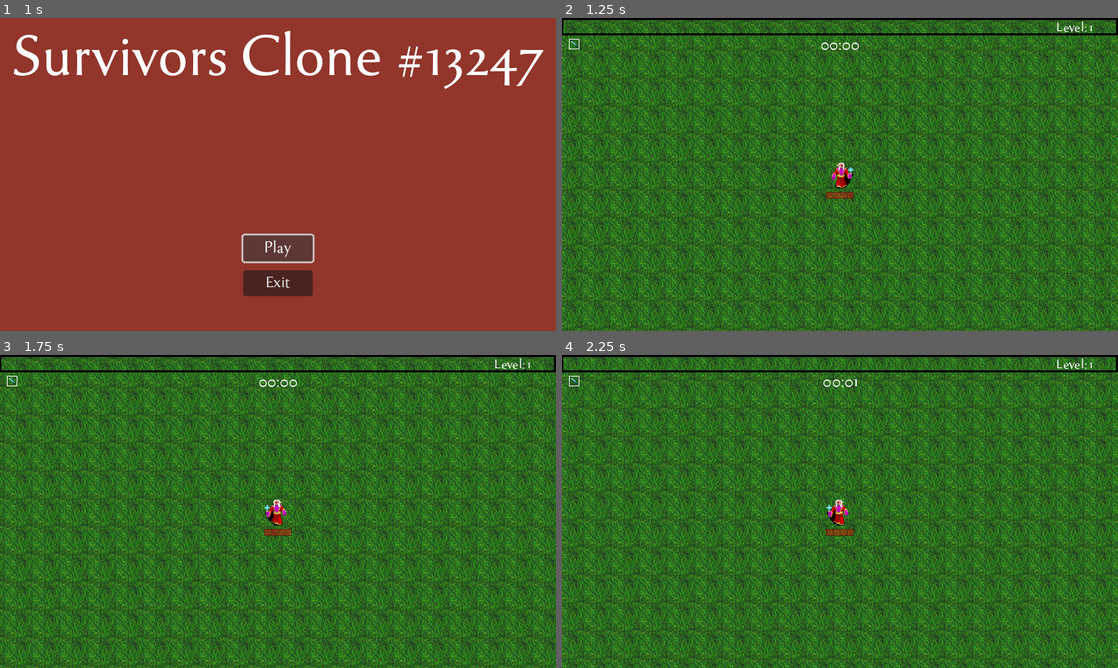
Above: before the commit, frames 1-4 (two rows, left to right).
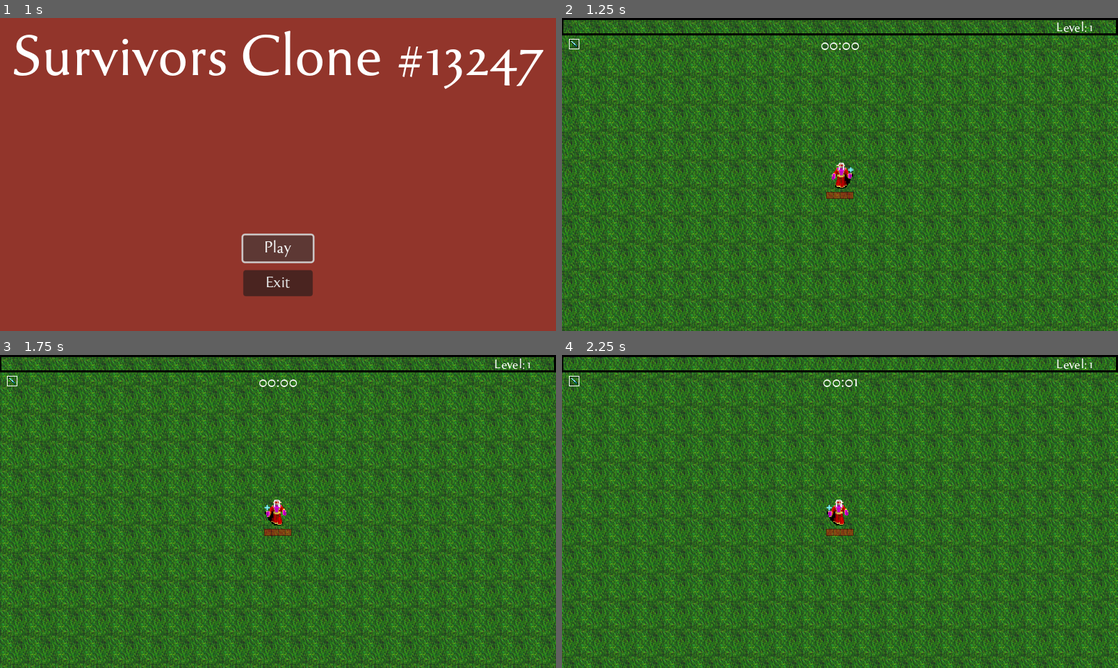
Above: after the commit, the same moments.

Repository: heggiG/game-programming
Game: Godot game, scene res://TitleScreen/menu.tscn
Two runs of this game, one before a commit and one after it. Both use one fixed random seed, a clock stepped at 60 frames per second and the inputs below. Sound files missing from this copy of the repository are replaced by a short silence.
Inputs (mouse positions are in pixels of both pictures, inside the frame that each line leads up to):
- Up to frame 1 (1 s): click "Play" at 0.5 s
- Up to frame 2 (1.25 s): no input
- Up to frame 3 (1.75 s): move the mouse to (400, 495) at 1.27 s; hold D (right) from 1.28 s (still down); hold F (start-elemental-attack, bound only after the commit) from 1.28 s (still down)
- Up to frame 4 (2.25 s): move the mouse to (728, 527) at 2.02 s; release D (right) at 2.03 s; release F (start-elemental-attack, bound only after the commit) at 2.03 s; hold S (down) from 2.03 s (still down); click (728, 527) at 2.1 s

Frame 1 is identical in both runs. In frame 2, 43% of the frame differs, in the area x 0-100%, y 0-100%; in frame 3, 44%; in frame 4, 44%.

Commit message:
add possibility to check for movements

Diff:
--- a/Player/player.gd
+++ b/Player/player.gd
@@ -52,6 +52,11 @@
 #Enemy Related
 var enemy_close = []
 
+# Movement Tracker
+var tracking = false
+@onready var trackingTimer = $trackingTimer
+var trackingButtonEnabled = true
+var trackedPoints = []
 
 @onready var sprite = $Sprite2D
 @onready var walkTimer = get_node("%walkTimer")
@@ -86,7 +91,16 @@
 func _physics_process(delta):
 	movement()
 
+
 func movement():
+	if (Input.get_action_strength("start-elemental-attack") > 0 && trackingButtonEnabled):
+		trackingButtonEnabled = false
+		tracking = !tracking
+		trackingTimer.start()
+		if !tracking:
+			find_elemental_attack()
+			trackedPoints = []
+
 	var x_mov = Input.get_action_strength("right") - Input.get_action_strength("left")
 	var y_mov = Input.get_action_strength("down") - Input.get_action_strength("up")
 	var mov = Vector2(x_mov,y_mov)
@@ -94,6 +108,11 @@
 		sprite.flip_h = true
 	elif mov.x < 0:
 		sprite.flip_h = false
+
+	if tracking:
+		if last_movement != mov.normalized() && mov.normalized() != Vector2.ZERO:
+			trackedPoints.append(mov.normalized())
+			print_debug(trackedPoints)
 
 	if mov != Vector2.ZERO:
 		last_movement = mov
@@ -106,6 +125,15 @@
 
 	velocity = mov.normalized()*movement_speed
 	move_and_slide()
+
+func find_elemental_attack():
+	var elementalTemplate = [[Vector2(1.0, 0.0), Vector2(0.0, 1.0), Vector2(-1.0, 0.0)]]
+	if elementalTemplate.has(trackedPoints.filter(filter_array)):
+		print_debug("Elemental1")
+	pass
+
+func filter_array(vec):
+	return vec.length() == 1.0
 
 func attack():
 	if icespear_level > 0:
@@ -118,6 +146,7 @@
 			tornadoTimer.start()
 	if javelin_level > 0:
 		spawn_javelin()
+
 
 func _on_hurt_box_hurt(damage, _angle, _knockback):
 	hp -= clamp(damage-armor, 1.0, 999.0)
@@ -374,3 +403,7 @@
 func _on_btn_menu_click_end():
 	get_tree().paused = false
 	var _level = get_tree().change_scene_to_file("res://TitleScreen/menu.tscn")
+
+
+func _on_tracking_timer_timeout():
+	trackingButtonEnabled = true
--- a/Player/player.tscn
+++ b/Player/player.tscn
@@ -240,6 +240,10 @@
 offset_bottom = 56.0
 columns = 10
 
+[node name="trackingTimer" type="Timer" parent="."]
+wait_time = 0.3
+one_shot = true
+
 [connection signal="hurt" from="HurtBox" to="." method="_on_hurt_box_hurt"]
 [connection signal="timeout" from="Attack/IceSpearTimer" to="." method="_on_ice_spear_timer_timeout"]
 [connection signal="timeout" from="Attack/IceSpearTimer/IceSpearAttackTimer" to="." method="_on_ice_spear_attack_timer_timeout"]
@@ -250,5 +254,6 @@
 [connection signal="area_entered" from="GrabArea" to="." method="_on_grab_area_area_entered"]
 [connection signal="area_entered" from="CollectArea" to="." method="_on_collect_area_area_entered"]
 [connection signal="click_end" from="GUILayer/GUI/DeathPanel/btn_menu" to="." method="_on_btn_menu_click_end"]
+[connection signal="timeout" from="trackingTimer" to="." method="_on_tracking_timer_timeout"]
 
 [editable path="HurtBox"]
--- a/World/world.tscn
+++ b/World/world.tscn
@@ -94,7 +94,7 @@
 region_rect = Rect2(-4000, -4000, 4000, 4000)
 
 [node name="Player" parent="." instance=ExtResource("2_40uwv")]
-position = Vector2(-2, -1)
+position = Vector2(2, 1)
 
 [node name="EnemySpawner" parent="." instance=ExtResource("3_p01g4")]
 spawns = Array[ExtResource("5_jj7s8")]([SubResource("Resource_03m25"), SubResource("Resource_ij20a"), SubResource("Reso …(200 unchanged characters)…
--- a/project.godot
+++ b/project.godot
@@ -56,6 +56,11 @@
 "events": [Object(InputEventMouseButton,"resource_local_to_scene":false,"resource_name":"","device":-1,"window_id":0,"a …(253 unchanged characters)…
 ]
 }
+start-elemental-attack={
+"deadzone": 0.5,
+"events": [Object(InputEventKey,"resource_local_to_scene":false,"resource_name":"","device":0,"window_id":0,"alt_pressed":false,"shift_pressed":false,"ctrl_pressed":false,"meta_pressed":false,"pressed":false,"keycode":0,"physical_keycode":70,"key_label":0,"unicode":0,"echo":false,"script":null)
+]
+}
 
 [layer_names]
 
Not shown, added: export_presets.cfg
